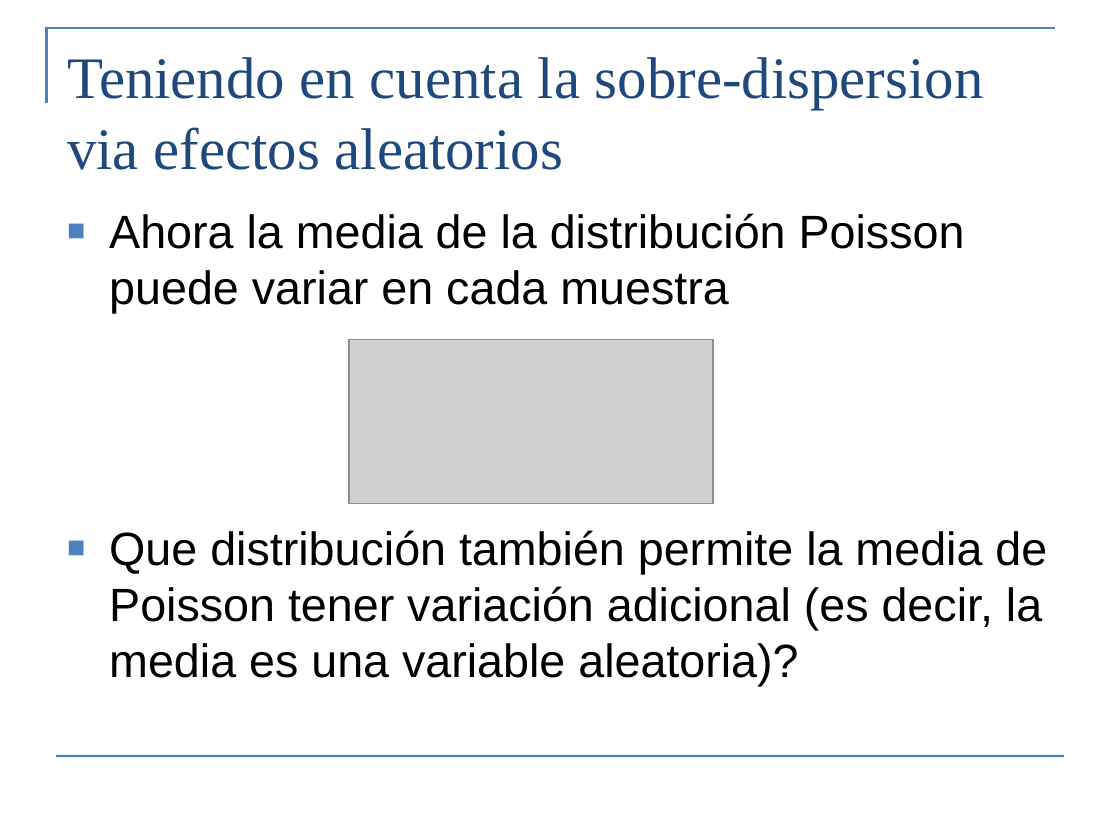
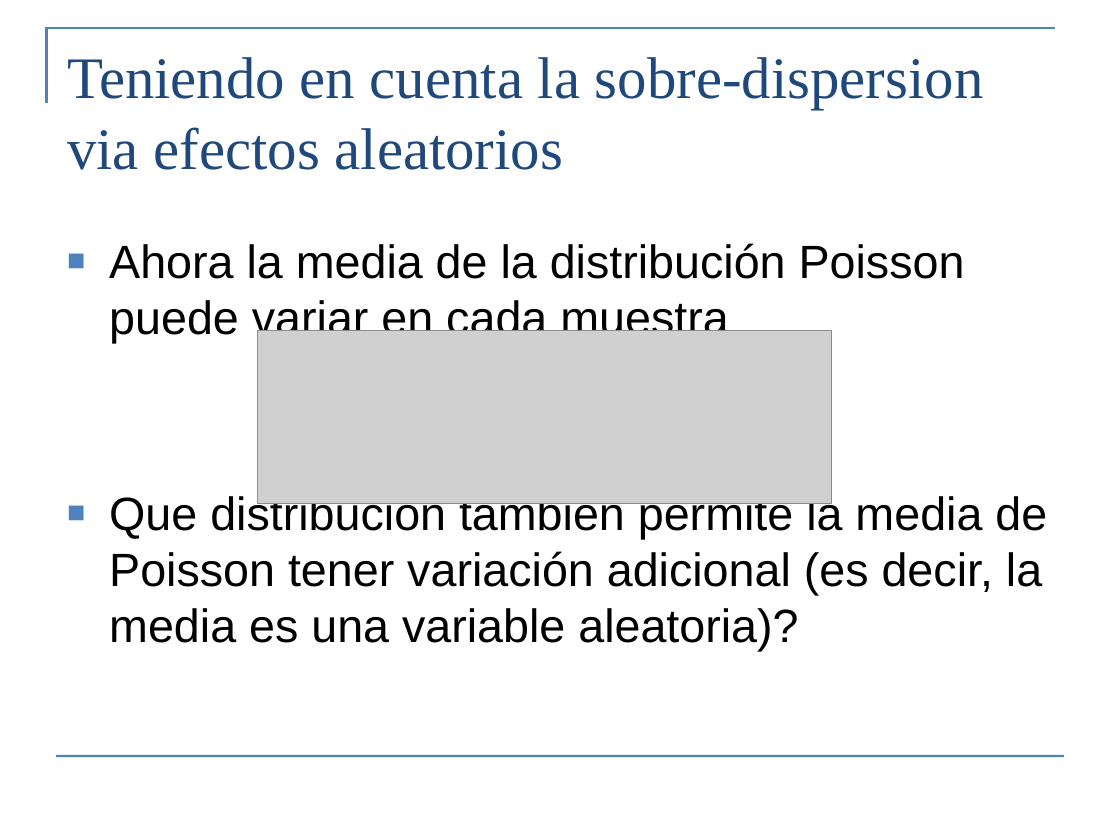
Before and after one commit to noblehendrix/ExtendingLMwithR, a slide deck: slide 17 of Day4/clase/Modelos_Jerarquicos 2018 final.pptx. Drawn at 1120x840 pixels with LibreOffice and Linux fonts; fonts in the diff are those of the drawing; grey boxes stand for pictures. Boxes give left, top, right and bottom in pixels: in the first picture for what was removed or moved away, otherwise in the second. Text is boxed around its words. In the diff, an @@ line names an element or a change of style, - is before the commit and + after.

```diff
--- a/Day4/clase/Modelos_Jerarquicos 2018 final.pptx
+++ b/Day4/clase/Modelos_Jerarquicos 2018 final.pptx
@@ text "Ahora la media de la ..." rewrapped from box(109, 213, 1047, 686) to box(109, 243, 1047, 651) @@
@@ picture: place and size @@
-picture at box(349, 340, 713, 504)
+picture at box(258, 330, 831, 503)
```
Also in this commit, not shown: 4 other slides changed, 2 other files.
